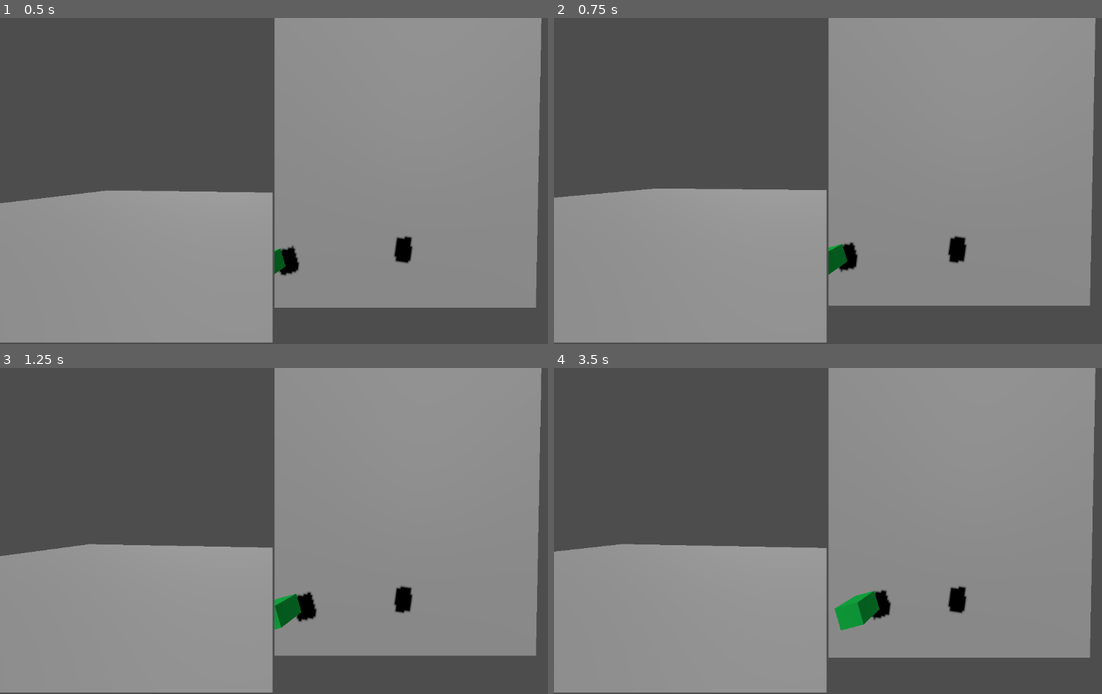
Above: before the commit, frames 1-4 (two rows, left to right).
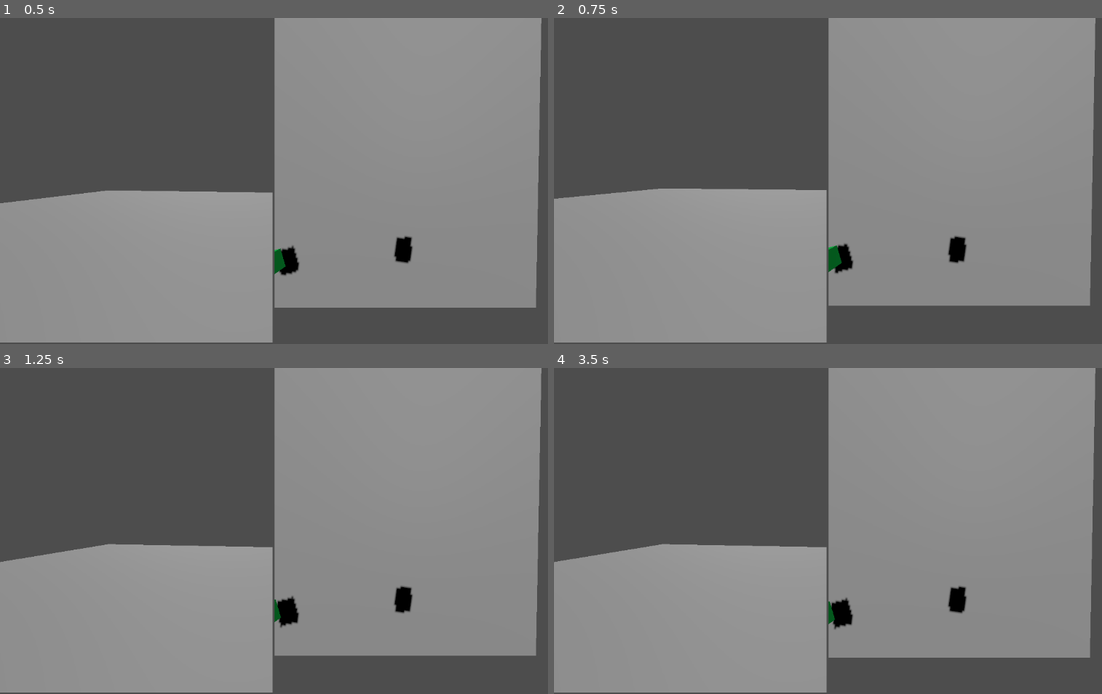
Above: after the commit, the same moments.

Repository: EsotericEdgeGames/Dual_Core
Game: Godot game, scene res://Test.tscn
Two runs of this game, one before a commit and one after it. Both use one fixed random seed, a clock stepped at 60 frames per second and the inputs below.
Inputs:
- Up to frame 1 (0.5 s): no input
- Up to frame 2 (0.75 s): tap Enter (ui_accept) at 0.5 s; hold D (move_right_1, bound only before the commit) from 0.53 s (still down); tap Down (move_down_2) at 0.6 s
- Up to frame 3 (1.25 s): keep holding D (move_right_1, bound only before the commit); tap Enter (ui_accept) at 0.77 s
- Up to frame 4 (3.5 s): release D (move_right_1, bound only before the commit) at 1.28 s; hold S (move_down_1, bound only before the commit) 1.28-2.03 s; tap Left (move_left_2) at 1.35 s; tap Enter (ui_accept) at 1.52, 3.02 s; hold D (move_right_1, bound only before the commit) 2.03-2.78 s; tap Right (move_right_2) at 2.1 s; hold W (move_up_1, bound only before the commit) from 2.78 s (still down); tap Up (move_up_2) at 2.85 s

Frame 1 is identical in both runs. In frame 2, 0.3% of the frame differs, in the area x 0-56%, y 52-79%; in frame 3, 0.9%; in frame 4, 1.5%, in the area x 0-62%, y 53-81%.

Commit message:
feat: now p1 moves with joystick

Diff:
--- a/project.godot
+++ b/project.godot
@@ -19,22 +19,22 @@
 
 move_up_1={
 "deadzone": 0.5,
-"events": [Object(InputEventKey,"resource_local_to_scene":false,"resource_name":"","device":-1,"window_id":0,"alt_pressed":false,"shift_pressed":false,"ctrl_pressed":false,"meta_pressed":false,"pressed":false,"keycode":0,"physical_keycode":87,"key_label":0,"unicode":119,"echo":false,"script":null)
+"events": [Object(InputEventJoypadMotion,"resource_local_to_scene":false,"resource_name":"","device":-1,"axis":1,"axis_value":-1.0,"script":null)
 ]
 }
 move_down_1={
 "deadzone": 0.5,
-"events": [Object(InputEventKey,"resource_local_to_scene":false,"resource_name":"","device":-1,"window_id":0,"alt_pressed":false,"shift_pressed":false,"ctrl_pressed":false,"meta_pressed":false,"pressed":false,"keycode":0,"physical_keycode":83,"key_label":0,"unicode":115,"echo":false,"script":null)
+"events": [Object(InputEventJoypadMotion,"resource_local_to_scene":false,"resource_name":"","device":-1,"axis":1,"axis_value":1.0,"script":null)
 ]
 }
 move_left_1={
 "deadzone": 0.5,
-"events": [Object(InputEventKey,"resource_local_to_scene":false,"resource_name":"","device":-1,"window_id":0,"alt_pressed":false,"shift_pressed":false,"ctrl_pressed":false,"meta_pressed":false,"pressed":false,"keycode":0,"physical_keycode":65,"key_label":0,"unicode":97,"echo":false,"script":null)
+"events": [Object(InputEventJoypadMotion,"resource_local_to_scene":false,"resource_name":"","device":-1,"axis":0,"axis_value":-1.0,"script":null)
 ]
 }
 move_right_1={
 "deadzone": 0.5,
-"events": [Object(InputEventKey,"resource_local_to_scene":false,"resource_name":"","device":-1,"window_id":0,"alt_pressed":false,"shift_pressed":false,"ctrl_pressed":false,"meta_pressed":false,"pressed":false,"keycode":0,"physical_keycode":68,"key_label":0,"unicode":100,"echo":false,"script":null)
+"events": [Object(InputEventJoypadMotion,"resource_local_to_scene":false,"resource_name":"","device":-1,"axis":0,"axis_value":1.0,"script":null)
 ]
 }
 move_up_2={
@@ -49,7 +49,7 @@
 }
 move_left_2={
 "deadzone": 0.5,
-"events": [Object(InputEventKey,"resource_local_to_scene":fa …(119 unchanged characters)… ressed":false,"pressed":false,"keycode":0,"physical_keycode":4194319,"key_label":0,"unicode":0,"echo":false,"script":null)
+"events": [Object(InputEventKey,"resource_local_to_scene":fa …(119 unchanged characters)… ressed":false,"pressed":false,"keycode":4194319,"physical_keycode":4194319,"key_label":4194319,"unicode":0,"echo":false,"script":null)
 ]
 }
 move_right_2={
